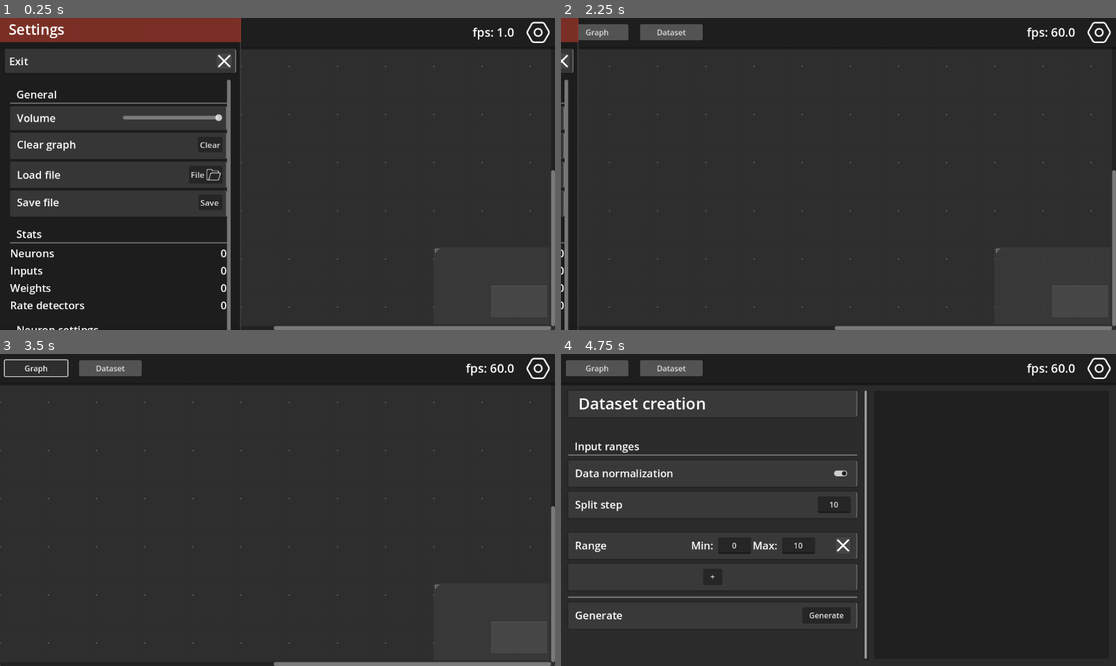
Above: before the commit, frames 1-4 (two rows, left to right).
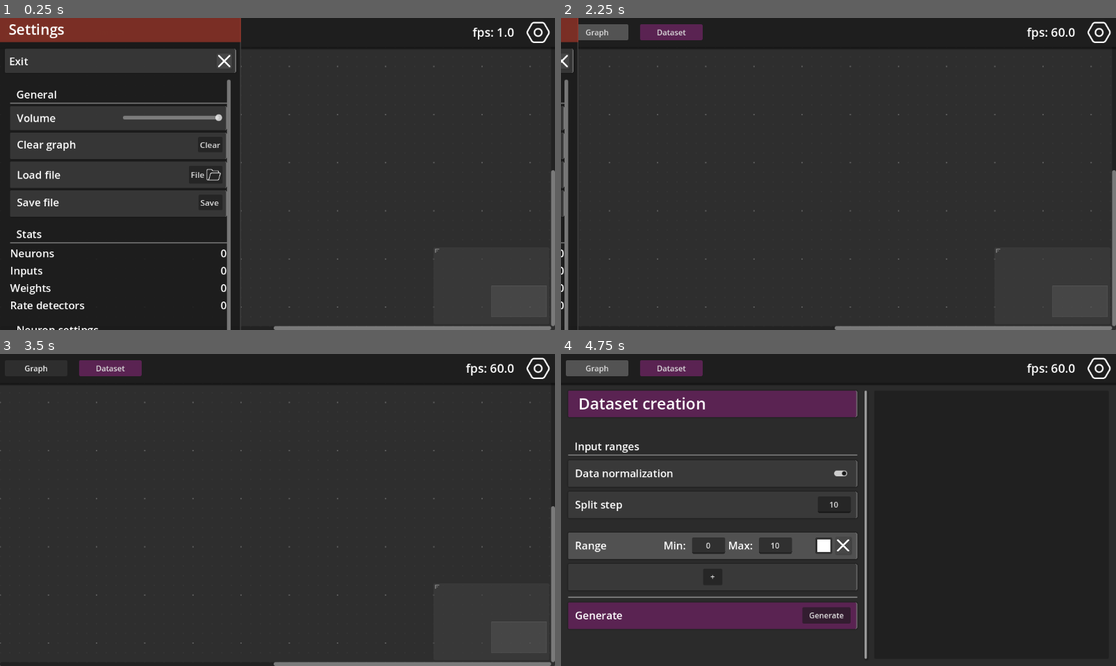
Above: after the commit, the same moments.

Repository: TheHat1/synapse
Game: Godot game, scene res://Main.tscn
The game is run twice, just before and just after one commit, with the same random seed, the same clock (stepped at 60 frames per second) and the same inputs.
Inputs (mouse positions are in pixels of both pictures, inside the frame that each line leads up to):
- Up to frame 1 (0.25 s): no input
- Up to frame 2 (2.25 s): click "Graph" at 0.5 s; click "Dataset" at 1.25 s; click (1099, 33) at 2 s
- Up to frame 3 (3.5 s): click "Graph" at 2.75 s
- Up to frame 4 (4.75 s): click "Dataset" at 3.5 s; click (838, 472) at 4.25 s

The runs differ from the first frame. In frame 2, 0.5% of the frame differs, in the area x 14-26%, y 2-8%; in frame 3, 0.7%; in frame 4, 9.1%, in the area x 1-54%, y 2-88%.

Commit message:
Fix neuron led. Add colour change option to range element

Diff:
--- a/Main.tscn
+++ b/Main.tscn
@@ -21,6 +21,34 @@
 corner_radius_top_right = 3
 corner_radius_bottom_right = 3
 corner_radius_bottom_left = 3
+
+[sub_resource type="StyleBoxFlat" id="StyleBoxFlat_lgr22"]
+bg_color = Color(0.6, 0.6, 0.6, 0)
+
+[sub_resource type="StyleBoxFlat" id="StyleBoxFlat_fos0i"]
+content_margin_left = 25.0
+content_margin_top = 5.0
+content_margin_right = 25.0
+content_margin_bottom = 5.0
+bg_color = Color(0.3525325, 0.13710275, 0.32301584, 1)
+corner_radius_top_left = 3
+corner_radius_top_right = 3
+corner_radius_bottom_right = 3
+corner_radius_bottom_left = 3
+
+[sub_resource type="StyleBoxFlat" id="StyleBoxFlat_3dxm6"]
+content_margin_left = 25.0
+content_margin_top = 5.0
+content_margin_right = 25.0
+content_margin_bottom = 5.0
+bg_color = Color(0.54100114, 0.23421839, 0.4956501, 1)
+corner_radius_top_left = 3
+corner_radius_top_right = 3
+corner_radius_bottom_right = 3
+corner_radius_bottom_left = 3
+
+[sub_resource type="StyleBoxFlat" id="StyleBoxFlat_trn2v"]
+bg_color = Color(0.6, 0.6, 0.6, 0)
 
 [sub_resource type="InputEventKey" id="InputEventKey_cm0pq"]
 keycode = 4194305
@@ -105,6 +133,7 @@
 size_flags_vertical = 4
 mouse_default_cursor_shape = 2
 theme_override_styles/normal = SubResource("StyleBoxFlat_cm0pq")
+theme_override_styles/focus = SubResource("StyleBoxFlat_lgr22")
 text = "Graph"
 
 [node name="MarginContainer2" type="MarginContainer" parent="Panel/MarginContainer/HBoxContainer/HBoxContainer"]
@@ -117,7 +146,9 @@
 layout_mode = 2
 size_flags_vertical = 4
 mouse_default_cursor_shape = 2
-theme_override_styles/normal = SubResource("StyleBoxFlat_cm0pq")
+theme_override_styles/normal = SubResource("StyleBoxFlat_fos0i")
+theme_override_styles/hover = SubResource("StyleBoxFlat_3dxm6")
+theme_override_styles/focus = SubResource("StyleBoxFlat_trn2v")
 text = "Dataset"
 
 [node name="Label" type="Label" parent="Panel/MarginContainer/HBoxContainer"]
--- a/Neuron/neuron.gd
+++ b/Neuron/neuron.gd
@@ -15,6 +15,8 @@
 var drain_resistor_old = -1
 var delta_old = 0.0
 var capacitance_old = 0.0
+var elapsed = 0.0
+var is_led_on = false
 
 func _ready():
 	set_slot(0, true, 0, Color.FIREBRICK, false, 0, Color.BLUE_VIOLET)
@@ -45,6 +47,13 @@
 	I_exct_total += weight
 
 func _process(delta):
+	if is_led_on:
+		elapsed += delta
+		if elapsed >= 0.1:
+			is_led_on = false
+			$HBoxContainer/Control/Sprite2D.texture = led_off
+			elapsed = 0.0
+
 	$HBoxContainer4/ProgressBar.value = buffer / threshold * 100
 
 	if buffer < 0:
@@ -77,8 +86,8 @@
 		buffer -= threshold
 		fire_output(0, 0.0)
 		$HBoxContainer/Control/Sprite2D.texture = led_on
+		is_led_on = true
 		$HBoxContainer/Control/AudioStreamPlayer2D.play()
-		$HBoxContainer/Control/Sprite2D.texture = led_off
 
 	I_exct_total = 0.0
 	I_inhib_total = 0.0
--- a/UI/DatasetPanel.tscn
+++ b/UI/DatasetPanel.tscn
@@ -11,7 +11,7 @@
 content_margin_top = 10.0
 content_margin_right = 10.0
 content_margin_bottom = 0.0
-bg_color = Color(0.3180199, 0.31801975, 0.31801975, 0.5058824)
+bg_color = Color(0.3529412, 0.13725491, 0.32156864, 1)
 border_width_right = 3
 border_color = Color(0.49354547, 0.4935456, 0.4935453, 1)
 border_blend = true
@@ -69,6 +69,22 @@
 
 [sub_resource type="StyleBoxFlat" id="StyleBoxFlat_ufqdb"]
 bg_color = Color(0.6, 0.6, 0.6, 0)
+
+[sub_resource type="StyleBoxFlat" id="StyleBoxFlat_eyq0f"]
+content_margin_left = 10.0
+content_margin_top = 10.0
+content_margin_right = 10.0
+content_margin_bottom = 0.0
+bg_color = Color(0.3529412, 0.13725491, 0.32156864, 1)
+border_width_right = 3
+border_color = Color(0.49354547, 0.4935456, 0.4935453, 1)
+border_blend = true
+corner_radius_top_left = 3
+corner_radius_top_right = 3
+corner_radius_bottom_right = 3
+corner_radius_bottom_left = 3
+shadow_color = Color(0.096204735, 0.09620475, 0.096204735, 0.6)
+shadow_size = 3
 
 [sub_resource type="StyleBoxFlat" id="StyleBoxFlat_mb7q5"]
 corner_radius_top_left = 3
@@ -258,7 +274,7 @@
 custom_minimum_size = Vector2(0, 55)
 layout_mode = 2
 size_flags_vertical = 4
-theme_override_styles/panel = SubResource("StyleBoxFlat_vvr58")
+theme_override_styles/panel = SubResource("StyleBoxFlat_eyq0f")
 
 [node name="HBoxContainer" type="HBoxContainer" parent="Panel/MarginContainer/HBoxContainer/OptionsBox/Generate"]
 layout_mode = 0
--- a/UI/range_element.gd
+++ b/UI/range_element.gd
@@ -2,6 +2,11 @@
 
 var minimal = 0.0
 var maximum = 10.0
+
+func _ready() -> void:
+	var base_style := get_theme_stylebox("panel")
+	var unique_style := base_style.duplicate(true)
+	add_theme_stylebox_override("panel", unique_style)
 
 func _on_button_pressed() -> void:
 	queue_free()
@@ -13,3 +18,6 @@
 func _on_max_text_submitted(new_text: String) -> void:
 	if new_text.to_float() >= 0 and new_text.to_float() > minimal:
 		maximum = new_text.to_float()
+
+func _on_color_picker_button_color_changed(color: Color) -> void:
+	get_theme_stylebox("panel").bg_color = color
--- a/UI/range_element.tscn
+++ b/UI/range_element.tscn
@@ -3,12 +3,12 @@
 [ext_resource type="Script" uid="uid://d3s6v8epqw7uf" path="res://UI/range_element.gd" id="1_5yrcg"]
 [ext_resource type="Texture2D" uid="uid://p5ss1eg03uuv" path="res://Assets/close.png" id="2_tps81"]
 
-[sub_resource type="StyleBoxFlat" id="StyleBoxFlat_vvr58"]
+[sub_resource type="StyleBoxFlat" id="StyleBoxFlat_5yrcg"]
 content_margin_left = 10.0
 content_margin_top = 10.0
 content_margin_right = 10.0
 content_margin_bottom = 0.0
-bg_color = Color(0.3180199, 0.31801975, 0.31801975, 0.5058824)
+bg_color = Color(0.50534433, 0.505344, 0.5053441, 0.5058824)
 border_width_right = 3
 border_color = Color(0.49354547, 0.4935456, 0.4935453, 1)
 border_blend = true
@@ -55,7 +55,7 @@
 offset_right = 619.0
 offset_bottom = 55.0
 size_flags_vertical = 4
-theme_override_styles/panel = SubResource("StyleBoxFlat_vvr58")
+theme_override_styles/panel = SubResource("StyleBoxFlat_5yrcg")
 script = ExtResource("1_5yrcg")
 
 [node name="HBoxContainer" type="HBoxContainer" parent="."]
@@ -64,6 +64,7 @@
 offset_top = 10.0
 offset_right = 586.0
 offset_bottom = 44.0
+theme_override_constants/separation = 7
 
 [node name="Label" type="Label" parent="HBoxContainer"]
 layout_mode = 2
@@ -106,6 +107,11 @@
 custom_minimum_size = Vector2(35, 0)
 layout_mode = 2
 
+[node name="ColorPickerButton" type="ColorPickerButton" parent="HBoxContainer"]
+custom_minimum_size = Vector2(35, 0)
+layout_mode = 2
+color = Color(1, 1, 1, 1)
+
 [node name="Button" type="Button" parent="HBoxContainer"]
 custom_minimum_size = Vector2(30, 0)
 layout_mode = 2
@@ -118,4 +124,5 @@
 
 [connection signal="text_submitted" from="HBoxContainer/min" to="." method="_on_min_text_submitted"]
 [connection signal="text_submitted" from="HBoxContainer/max" to="." method="_on_max_text_submitted"]
+[connection signal="color_changed" from="HBoxContainer/ColorPickerButton" to="." method="_on_color_picker_button_color_changed"]
 [connection signal="pressed" from="HBoxContainer/Button" to="." method="_on_button_pressed"]
Not shown: 1 places in Main.tscn that only renumber resources
Not shown: 1 places in UI/DatasetPanel.tscn that only renumber resources
